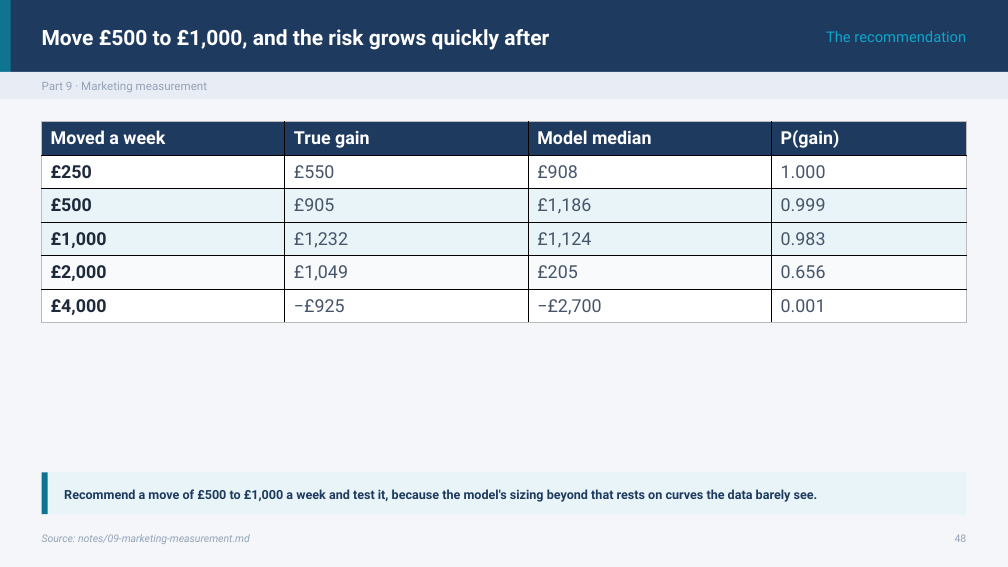
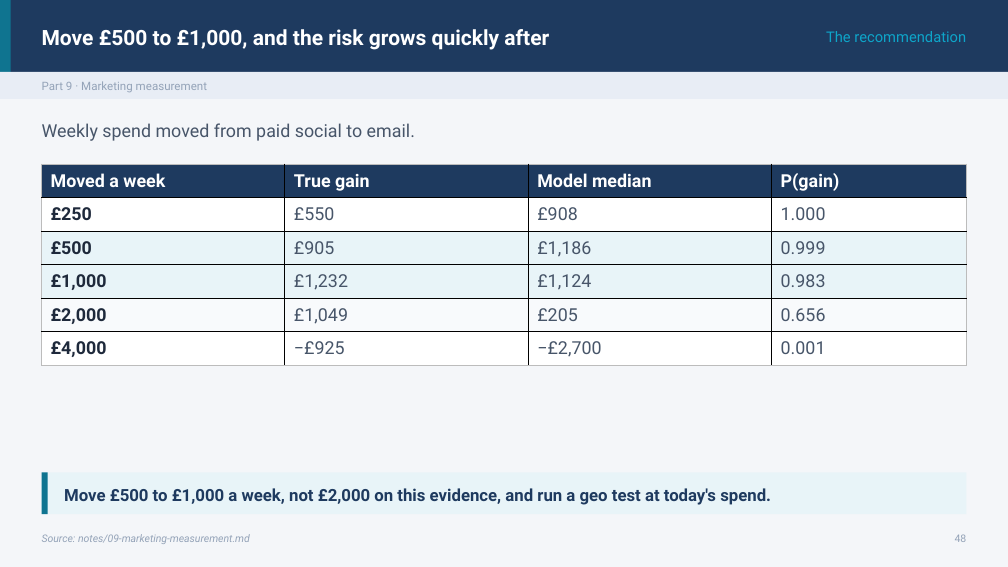
Before and after one commit to ramseywise/learn-ai-engineering, a slide deck: slide 48 of data-analytics/06-applied-analyses/slides/applied-analyses.pptx. Drawn at 1008x567 pixels with LibreOffice and Linux fonts; fonts in the diff are those of the drawing. Boxes give left, top, right and bottom in pixels: in the first picture for what was removed or moved away, otherwise in the second. Text is boxed around its words. In the diff, an @@ line names an element or a change of style, - is before the commit and + after.

```diff
--- a/data-analytics/06-applied-analyses/slides/applied-analyses.pptx
+++ b/data-analytics/06-applied-analyses/slides/applied-analyses.pptx
@@ text added at <box>42,123,415,141</box>, 17 pt, text #475569 @@
+Weekly spend moved from paid social to email.
@@ table: place and size @@
-table at <box>42,122,967,323</box>
+table at <box>42,164,967,365</box>
@@ text at <box>64,488,771,505</box>: text changed; size 12 to 16 pt @@
-Recommend a move of £500 to £1,000 a week and test it, because the model's sizing beyond that rests on curves the data barely see.
+Move £500 to £1,000 a week, not £2,000 on this evidence, and run a geo test at today's spend.
```
Also in this commit, not shown: 19 other slides changed, 49 other files.
